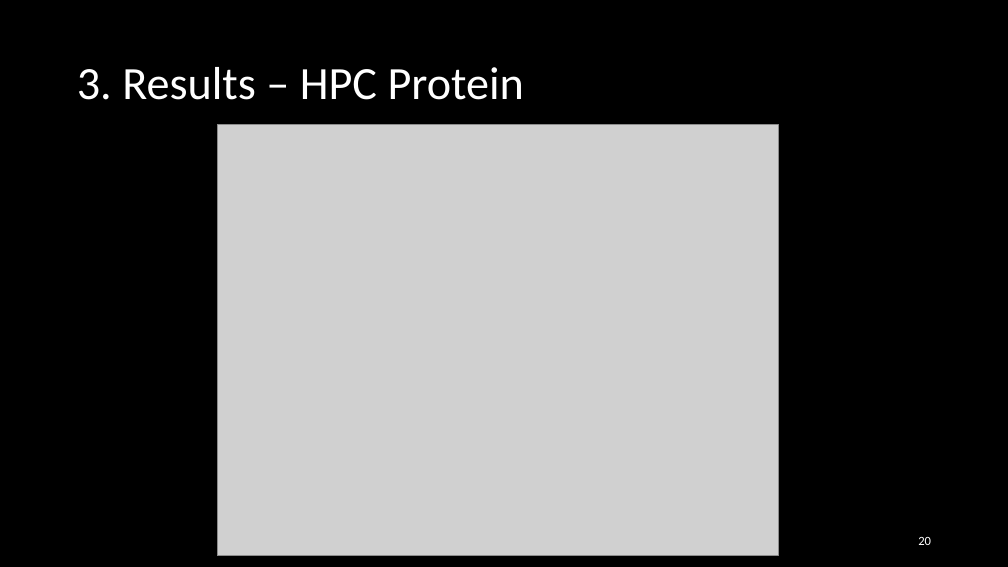
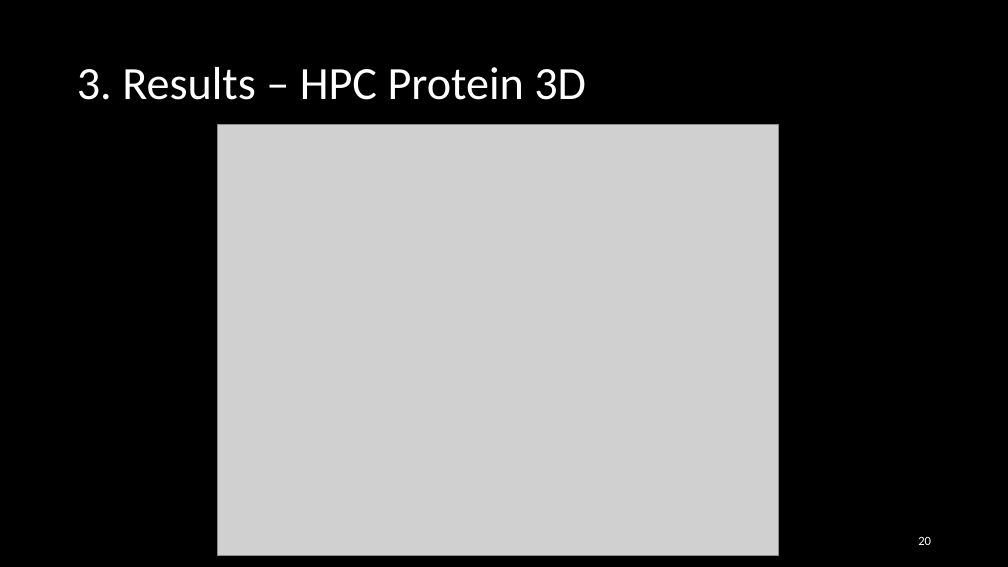
Before and after one commit to Loek21/Protein-Pow-d-er, a slide deck: slide 20 of Docs/PPP, final.pptx. Drawn at 1008x567 pixels with LibreOffice and Linux fonts; fonts in the diff are those of the drawing; grey boxes stand for pictures. Boxes give left, top, right and bottom in pixels: in the first picture for what was removed or moved away, otherwise in the second. Text is boxed around its words. In the diff, an @@ line names an element or a change of style, - is before the commit and + after.

```diff
--- a/Docs/PPP, final.pptx
+++ b/Docs/PPP, final.pptx
@@ title at bbox=[77, 67, 586, 100]: text changed @@
-3. Results – HPC Protein
+3. Results – HPC Protein 3D
```
Also in this commit, not shown: 6 other slides changed.
